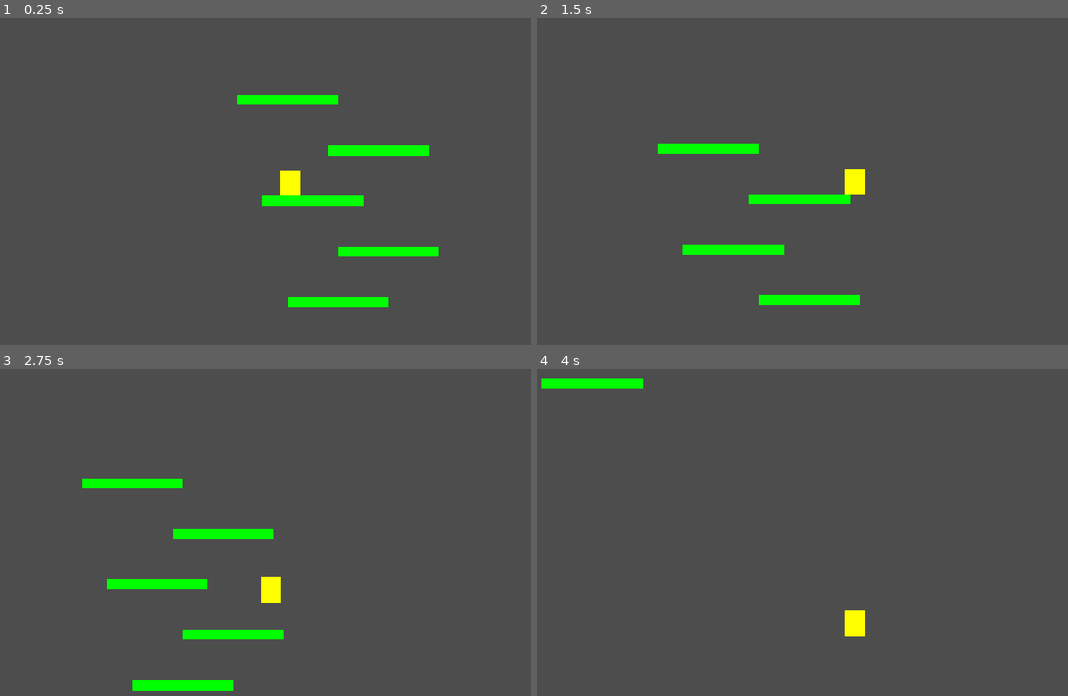
Above: before the commit, frames 1-4 (two rows, left to right).
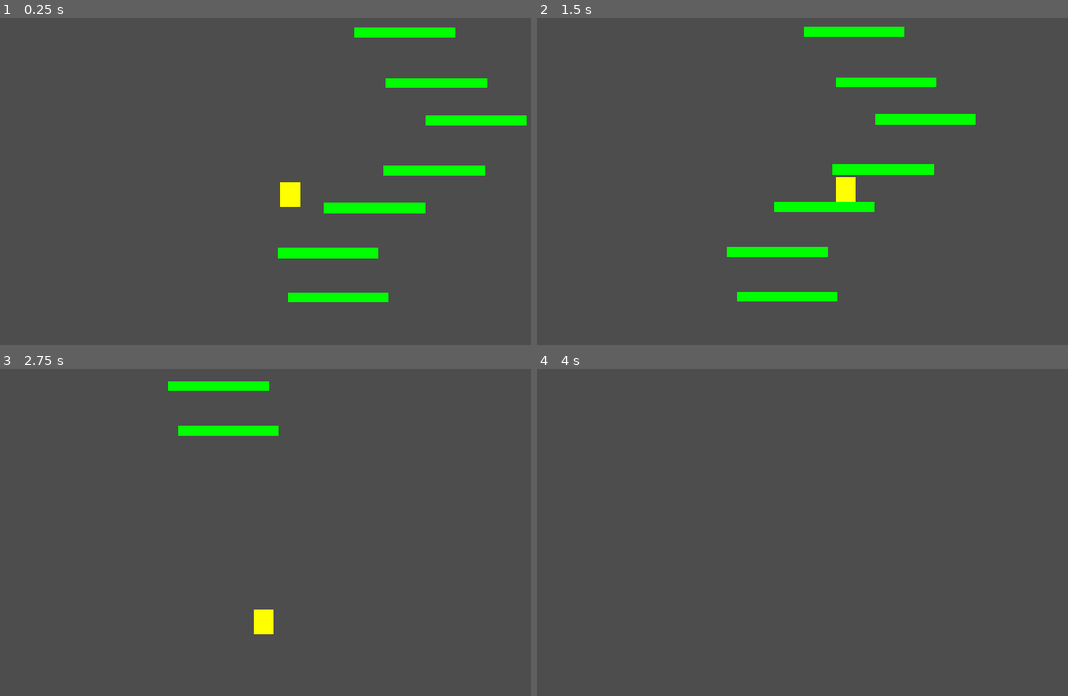
Above: after the commit, the same moments.

Repository: mezegis-hub/Vertical-Jumper
Game: Godot game, scene res://Scene/main.tscn
The game is run twice, just before and just after one commit, with the same random seed, the same clock (stepped at 60 frames per second) and the same inputs.
Inputs:
- Up to frame 1 (0.25 s): no input
- Up to frame 2 (1.5 s): tap Enter (ui_accept) at 0.5, 0.77 s; hold Right (ui_right) from 0.53 s (still down)
- Up to frame 3 (2.75 s): tap Enter (ui_accept) at 1.52 s; release Right (ui_right) at 2.03 s; hold Left (ui_left) from 2.03 s (still down)
- Up to frame 4 (4 s): release Left (ui_left) at 2.78 s; hold Right (ui_right) from 2.78 s (still down); tap Enter (ui_accept) at 3.02, 3.77 s

The runs differ from the first frame. In frame 1, 6.1% of the frame differs, in the area x 44-100%, y 2-89%; in frame 2, 5.4%; in frame 3, 4.6%; in frame 4, 0.9%.

Commit message:
auto generate platforms
platforms generates automatically

Diff:
--- a/Scene/main.tscn
+++ b/Scene/main.tscn
@@ -2,23 +2,13 @@
 
 [ext_resource type="PackedScene" uid="uid://cpsthuq6xyyfr" path="res://Scene/player.tscn" id="1_f6udf"]
 [ext_resource type="PackedScene" uid="uid://dwws58wib3xru" path="res://Scene/platform.tscn" id="2_sblpm"]
+[ext_resource type="Script" uid="uid://ck5ek7r3u31fx" path="res://Scripts/platform_generator.gd" id="3_r34rm"]
 
 [node name="Main" type="Node2D" unique_id=1778091553]
 
 [node name="Player" parent="." unique_id=726204177 instance=ExtResource("1_f6udf")]
 position = Vector2(305, 256)
 
-[node name="Platform" parent="." unique_id=1104610977 instance=ExtResource("2_sblpm")]
-position = Vector2(480, 200)
-
-[node name="Platform2" parent="." unique_id=49758276 instance=ExtResource("2_sblpm")]
-position = Vector2(400, 500)
-
-[node name="Platform3" parent="." unique_id=371025786 instance=ExtResource("2_sblpm")]
-position = Vector2(500, 400)
-
-[node name="Platform4" parent="." unique_id=394067906 instance=ExtResource("2_sblpm")]
-position = Vector2(350, 300)
-
-[node name="Platform5" parent="." unique_id=662194779 instance=ExtResource("2_sblpm")]
-position = Vector2(300, 100)
+[node name="PlatformGenerator" type="Node2D" parent="." unique_id=482221497]
+script = ExtResource("3_r34rm")
+platform_scene = ExtResource("2_sblpm")
--- /dev/null
+++ b/Scripts/platform_generator.gd
@@ -0,0 +1,38 @@
+extends Node2D
+@export var platform_scene: PackedScene
+
+
+const PLATFORM_COUNT = 10
+const MIN_VERTICAL_DISTANCE = 70.0
+const MAX_VERTICAL_DISTANCE = 110.0
+const MAX_HORIZONTAL_DISTANCE = 180.0
+
+
+func _ready() -> void:
+	var current_position = Vector2(400, 500)
+
+	for i in PLATFORM_COUNT:
+		var platform = platform_scene.instantiate()
+		add_child(platform)
+
+		platform.position = current_position
+
+		var random_x = randf_range(
+			-MAX_HORIZONTAL_DISTANCE,
+			MAX_HORIZONTAL_DISTANCE
+		)
+
+		var random_y = randf_range(
+			MIN_VERTICAL_DISTANCE,
+			MAX_VERTICAL_DISTANCE
+		)
+
+		current_position += Vector2(
+			random_x,
+			-random_y
+		)
+
+
+# Called every frame. 'delta' is the elapsed time since the previous frame.
+func _process(delta: float) -> void:
+	pass
Not shown, added: Scripts/platform_generator.gd.uid
